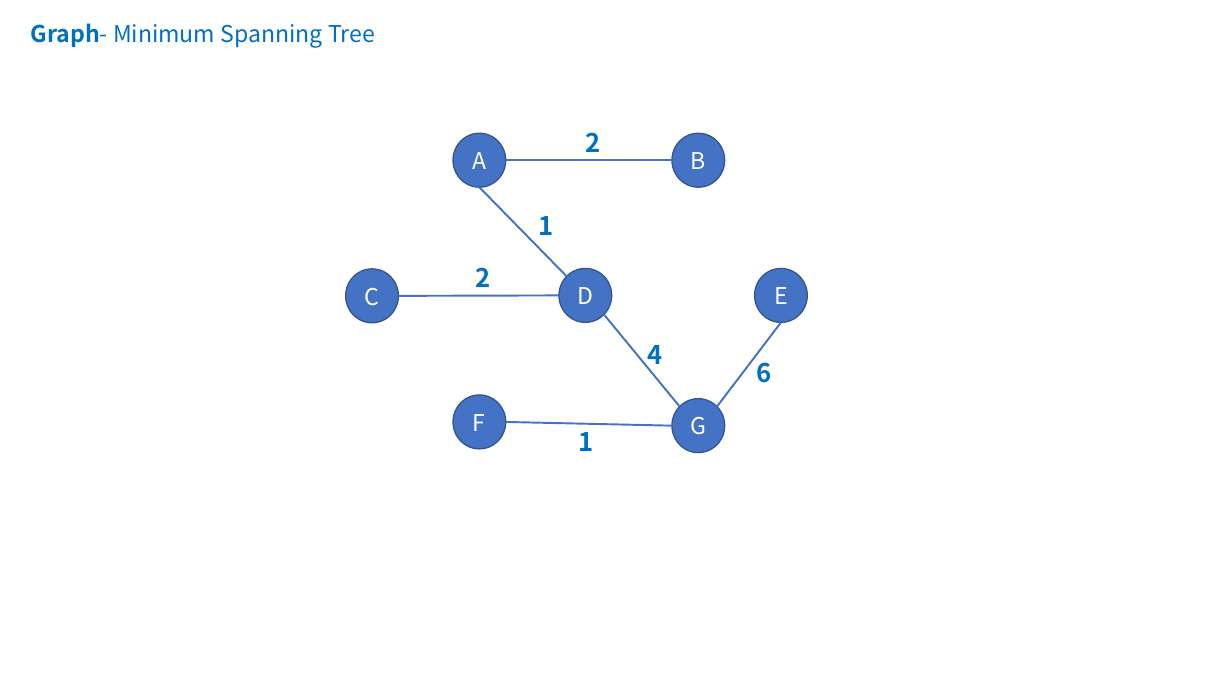
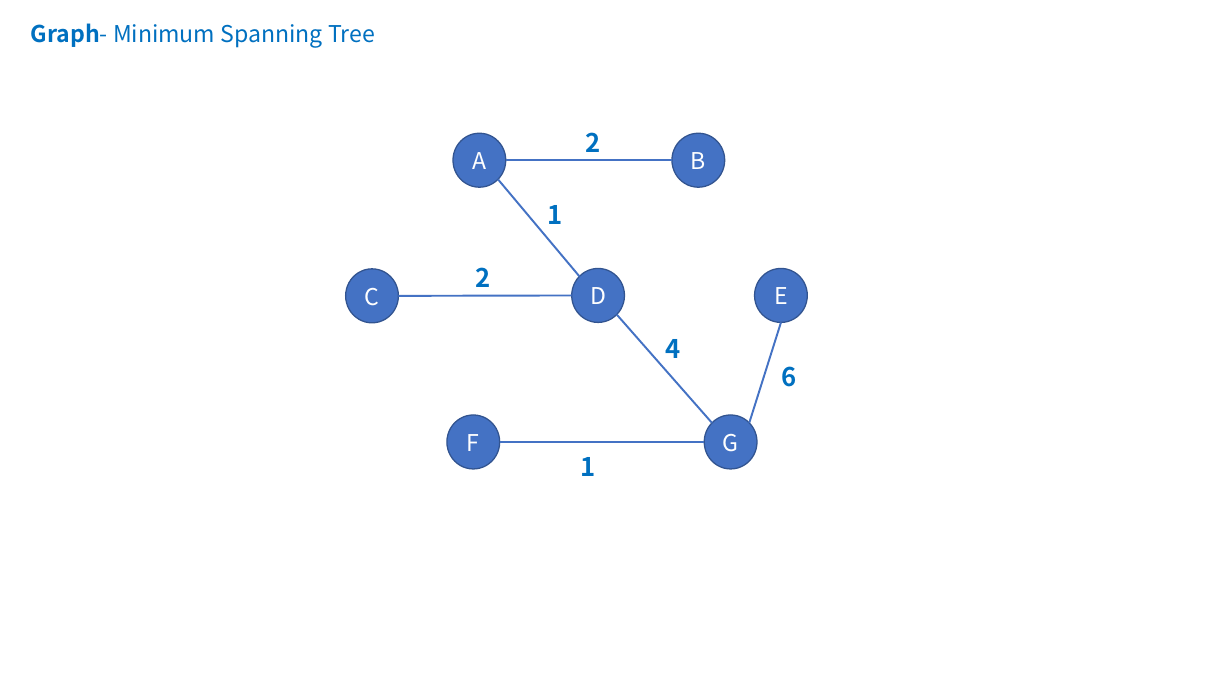
Before and after one commit to online-books/Data-Structures-and-Algorithm-Analysis-in-TS, a slide deck: slide 3 of Assets/visualization.pptx (slide 2 before the commit). Drawn at 1232x693 pixels with LibreOffice and Linux fonts; fonts in the diff are those of the drawing. Boxes give left, top, right and bottom in pixels: in the first picture for what was removed or moved away, otherwise in the second. Text is boxed around its words. In the diff, an @@ line names an element or a change of style, - is before the commit and + after.

```diff
--- a/Assets/visualization.pptx
+++ b/Assets/visualization.pptx
@@ line moved from (480, 188) - (567, 276) to (498, 179) - (579, 276) @@
@@ text "1" moved from (x1=539, y1=216, x2=554, y2=235) to (x1=548, y1=205, x2=563, y2=224) @@
@@ ellipse "D" moved from (x1=559, y1=269, x2=612, y2=323) to (x1=572, y1=269, x2=625, y2=323) @@
@@ line moved from (398, 296) - (559, 296) to (398, 296) - (572, 296) @@
@@ line moved from (604, 314) - (680, 407) to (617, 314) - (713, 423) @@
@@ text "4" rewrapped from (x1=648, y1=345, x2=663, y2=370) to (x1=666, y1=339, x2=681, y2=358) @@
@@ line moved from (781, 323) - (717, 407) to (781, 323) - (750, 423) @@
@@ text "6" rewrapped from (x1=756, y1=355, x2=771, y2=383) to (x1=782, y1=366, x2=797, y2=387) @@
@@ ellipse "F" moved from (x1=453, y1=395, x2=506, y2=448) to (x1=447, y1=415, x2=500, y2=469) @@
@@ ellipse "G" moved from (x1=672, y1=398, x2=725, y2=452) to (x1=704, y1=415, x2=757, y2=469) @@
@@ line moved from (506, 422) - (672, 426) to (500, 442) - (704, 442) @@
@@ text "1" moved from (x1=579, y1=432, x2=594, y2=451) to (x1=581, y1=457, x2=596, y2=476) @@
```
Also in this commit, not shown: 1 other slide changed, 2 slides added, 15 other files.
